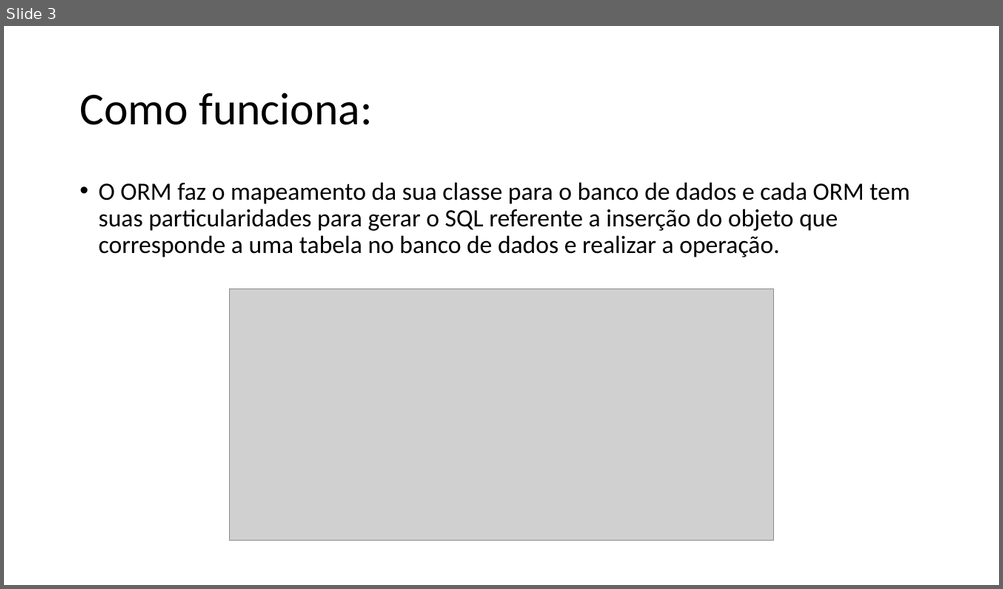
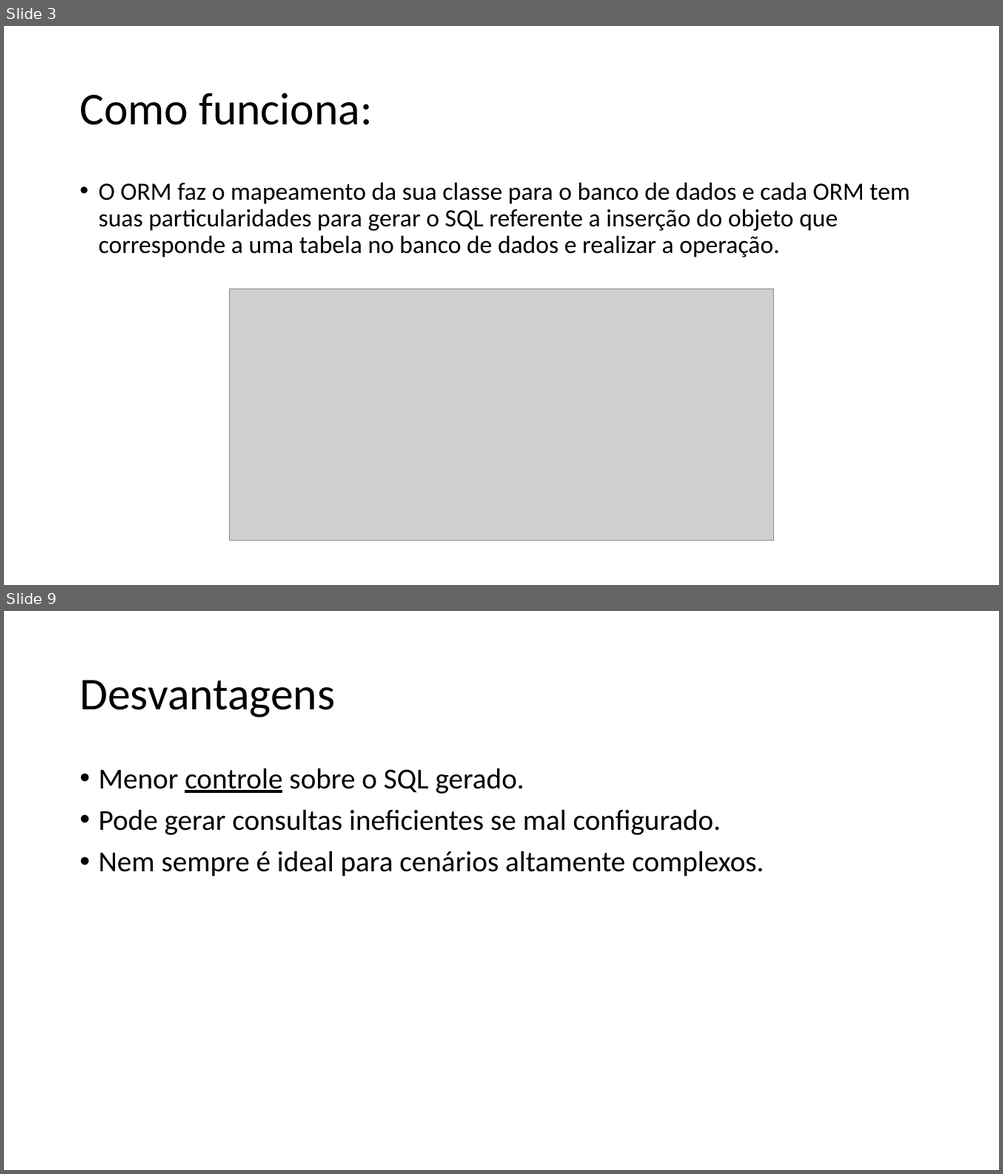
Before and after one commit to muriloHx/trabalho-mvc, a slide deck: slides/ORM.pptx. Shown one above the other, each under a label of ours: slide 3 before the commit, slides 3 and 9 after it; the slides between them are not shown. The pictures are 1003x589 and 1003x1174 pixels, drawn with LibreOffice and Linux fonts; fonts in the diff are those of the drawing; grey boxes stand for pictures. Boxes give left, top, right and bottom in pixels: in the first picture for what was removed or moved away, otherwise in the second. Text is boxed around its words. In the diff, an @@ line names an element or a change of style, - is before the commit and + after.

```diff
--- a/slides/ORM.pptx
+++ b/slides/ORM.pptx
@@ slide 9 added at bbox=[4, 611, 999, 1170], background #FFFFFF @@
@@ title added at bbox=[79, 680, 335, 718], 44 pt, text #000000 @@
+Desvantagens
@@ text added at bbox=[99, 768, 763, 877], 28 pt, text #000000 @@
+• Menor controle sobre o SQL gerado.
+• Pode gerar consultas ineficientes se mal configurado.
+• Nem sempre é ideal para cenários altamente complexos.
```
Also in this commit, not shown: 1 slide changed, 4 other slides added.
